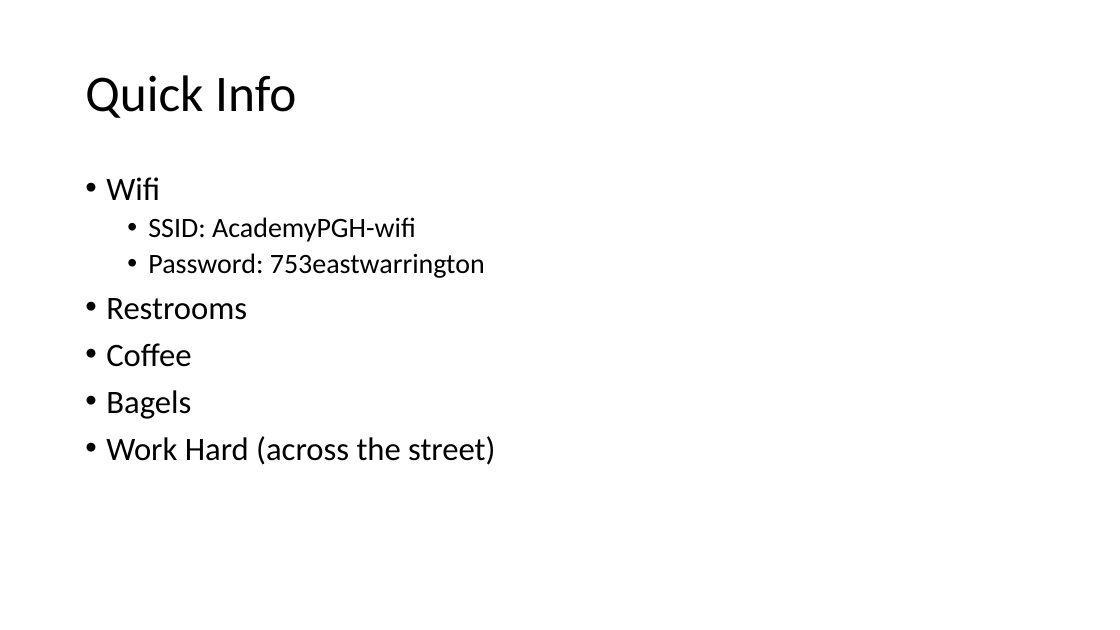
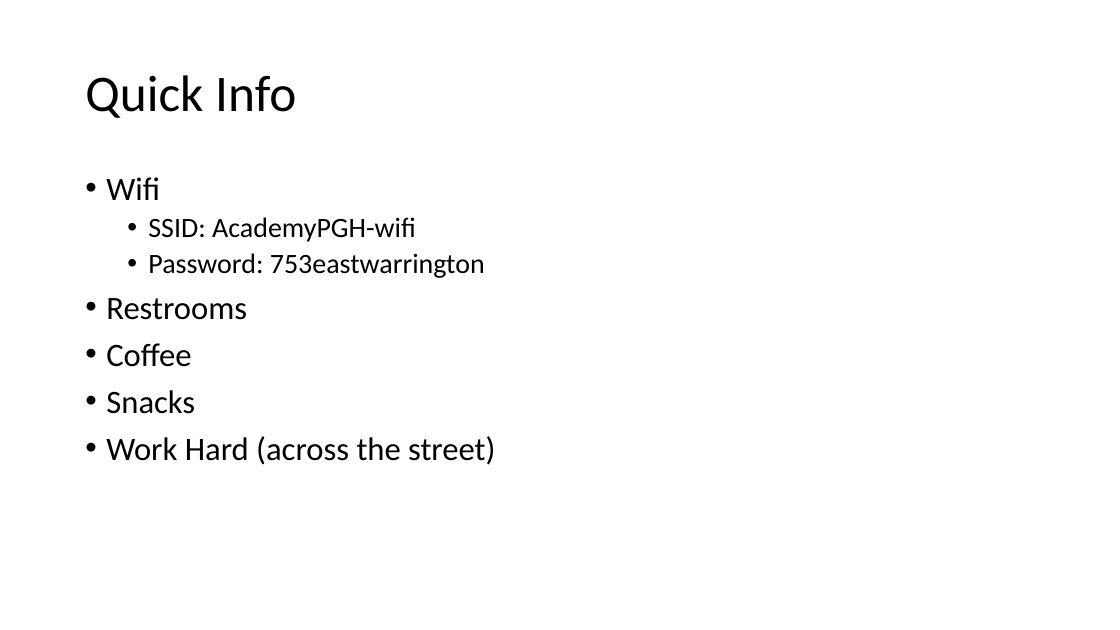
Before and after one commit to uugengiven/academypgh, a slide deck: slide 2 of Code/Slides/Academy PGH 1.1.pptx. Drawn at 1120x630 pixels with LibreOffice and Linux fonts; fonts in the diff are those of the drawing. Boxes give left, top, right and bottom in pixels: in the first picture for what was removed or moved away, otherwise in the second. Text is boxed around its words. In the diff, an @@ line names an element or a change of style, - is before the commit and + after.

```diff
--- a/Code/Slides/Academy PGH 1.1.pptx
+++ b/Code/Slides/Academy PGH 1.1.pptx
@@ text at box(106, 390, 195, 414): text changed @@
-• Bagels
+• Snacks
```
Also in this commit, not shown: 8 other slides changed, 1 slide added, 13 other files.
